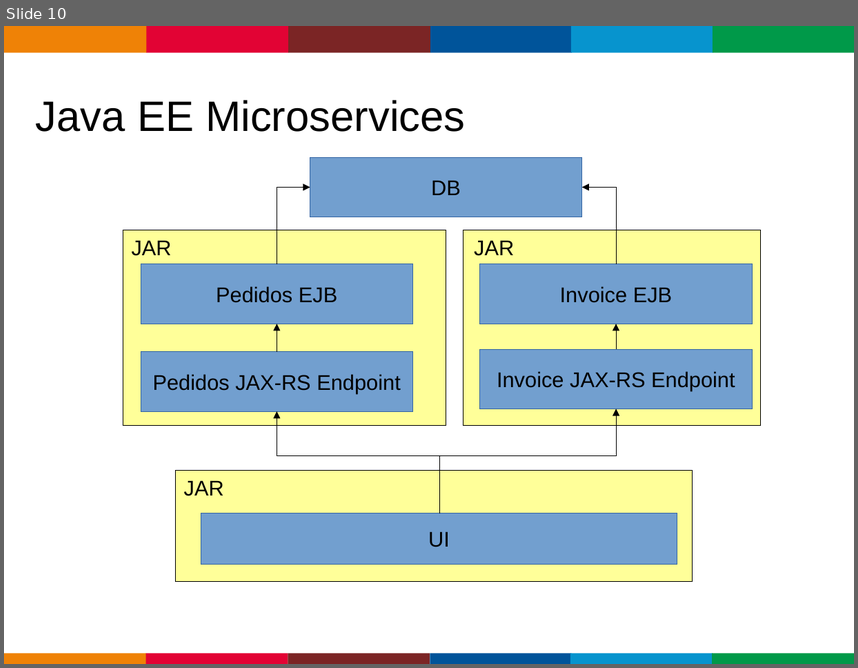
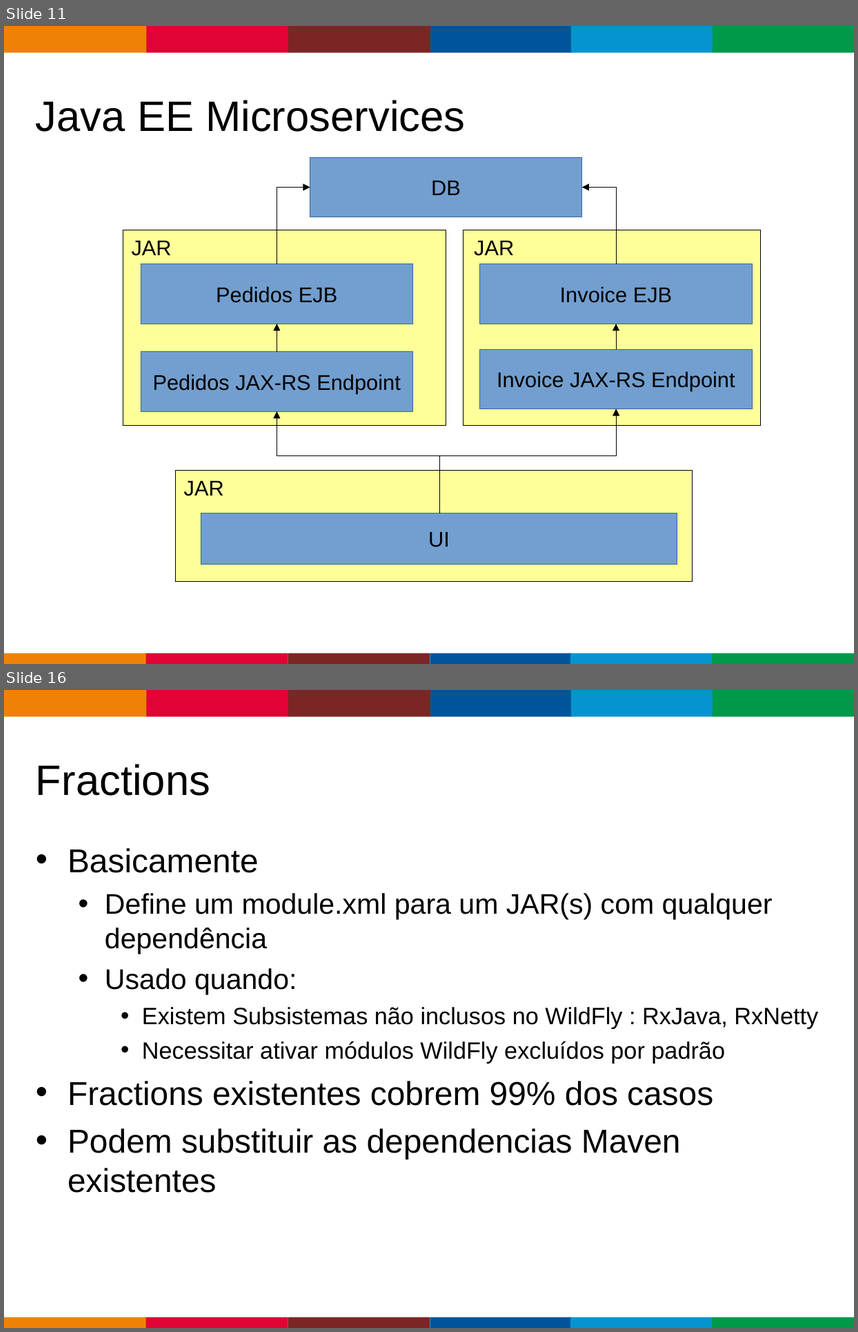
Before and after one commit to gastaldi/talks, a slide deck: WildFlySwarm/TDC 2016/wildflyswarm.odp. Shown one above the other, each under a label of ours: slide 10 before the commit, slides 11 and 16 after it; the slides between them are not shown. The pictures are 858x668 and 858x1332 pixels, drawn with LibreOffice and Linux fonts; fonts in the diff are those of the drawing; background and template pictures are left out. Boxes give left, top, right and bottom in pixels: in the first picture for what was removed or moved away, otherwise in the second. Text is boxed around its words. In the diff, an @@ line names an element or a change of style, - is before the commit and + after.

```diff
--- a/WildFlySwarm/TDC 2016/wildflyswarm.odp
+++ b/WildFlySwarm/TDC 2016/wildflyswarm.odp
@@ slide 16 added at box(4, 690, 854, 1328), background #FFFFFF; not listed: 13 template elements that a slide beside it also shows @@
@@ title added at box(36, 764, 210, 796), 36 pt, text #000000 @@
+Fractions
@@ text added at box(67, 848, 818, 1192), 20 pt, text #000000 @@
+• Basicamente
+  • Define um module.xml para um JAR(s) com qualquer dependência
+  • Usado quando:
+    • Existem Subsistemas não inclusos no WildFly : RxJava, RxNetty
+    • Necessitar ativar módulos WildFly excluídos por padrão
+• Fractions existentes cobrem 99% dos casos
+• Podem substituir as dependencias Maven existentes
@@ what was slide 10 is now slide 11 @@
```
Also in this commit, not shown: 8 slides changed, 9 other slides added, 1 slide removed.
